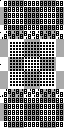
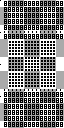
The second 64x128 image is a revision of the first. Changes to its layers:
painted on "foreground" over [2, 31, 61, 97]
